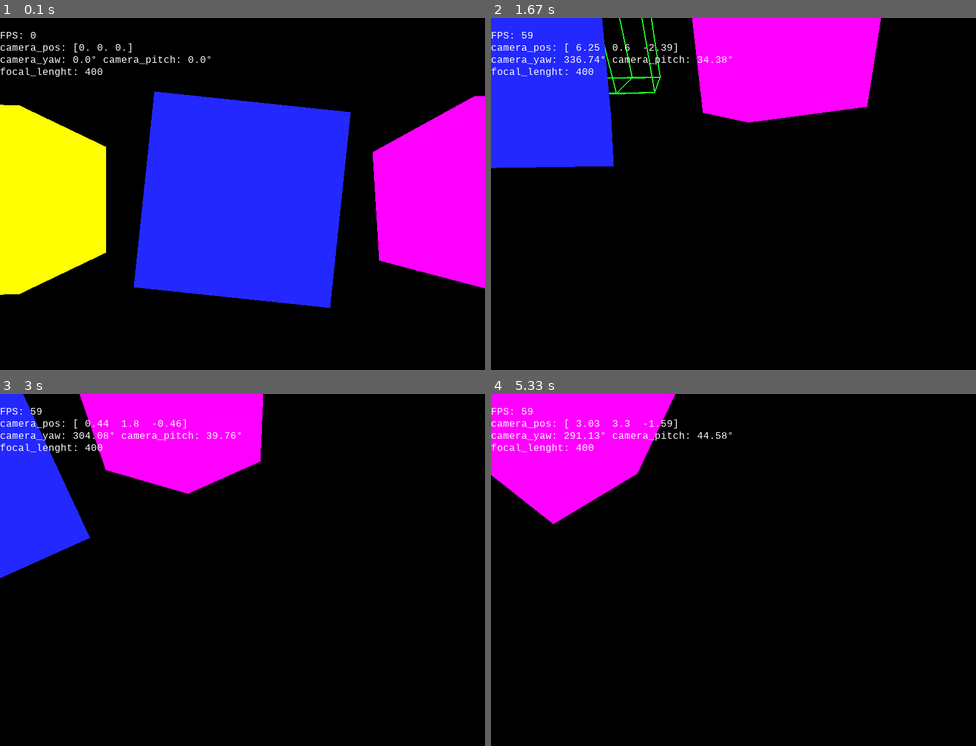
Above: before the commit, frames 1-4 (two rows, left to right).
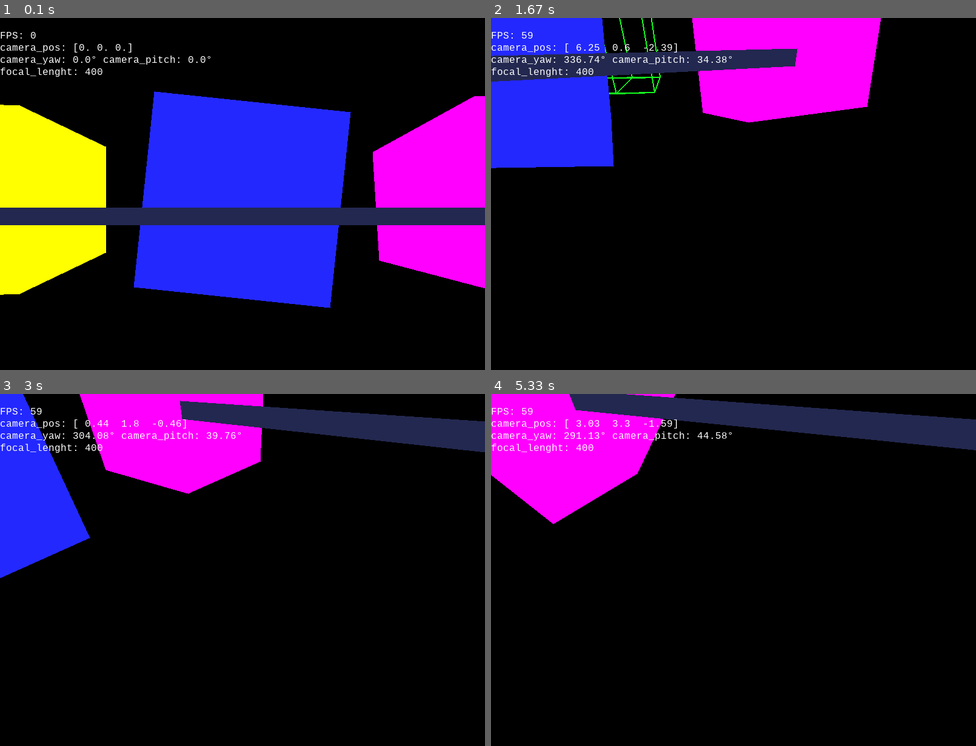
Above: after the commit, the same moments.

Repository: DoubleCitizen/pygame_3d_engine
Game: pygame game, started from main.py
The game is run twice, just before and just after one commit, with the same random seed, the same clock (stepped at 60 frames per second) and the same inputs.
Inputs (mouse positions are in pixels of both pictures, inside the frame that each line leads up to):
- Up to frame 1 (0.1 s): no input
- Up to frame 2 (1.67 s): hold D 0.33-0.8 s; move the mouse to (714, 215) at 0.37 s; hold W 0.83-1.13 s; move the mouse to (888, 190) at 0.87 s; tap Space at 0.9, 1.23, 1.53 s; tap Shift at 0.98 s; hold D 1.17-1.63 s; move the mouse to (617, 201) at 1.2 s
- Up to frame 3 (3 s): hold A 1.67-2.2 s; move the mouse to (92, 520) at 1.7 s; tap Space at 1.73, 2.03, 2.3, 2.63, 2.93 s; hold S 2.23-2.53 s; move the mouse to (315, 450) at 2.27 s; tap Shift at 2.38 s; hold A 2.57-2.97 s; move the mouse to (300, 608) at 2.6 s
- Up to frame 4 (5.33 s): hold W 3-3.37 s; move the mouse to (743, 453) at 3.03 s; tap Space at 3.07, 3.47, 3.77, 4.13, 4.53, 4.83, 5.03 s; hold D 3.4-4.03 s; move the mouse to (558, 566) at 3.43 s; tap Shift at 3.55, 5.12 s; hold S 4.07-4.43 s; move the mouse to (738, 612) at 4.1 s; hold A 4.47-4.93 s; move the mouse to (718, 513) at 4.5 s; hold D from 4.97 s (still down); move the mouse to (859, 633) at 5 s

The runs differ from the first frame. In frame 1, 5.0% of the frame differs, in the area x 0-100%, y 53-59%; in frame 2, 3.7%; in frame 3, 4.4%; in frame 4, 5.9%, in the area x 16-100%, y 0-17%.

Commit message:
Refactor object coordinate handling in 3D engine; unify coordinate storage in BaseObjects3D, update Cube and Tesseract classes, and add Surface class with rendering capabilities.

Diff:
--- a/main.py
+++ b/main.py
@@ -4,6 +4,7 @@
 import my_math
 from objects.cube import Cube
 from objects.camera import Camera
+from objects.surface import Surface
 from objects.tesseract import Tesseract
 from pygame_ext.renderer_3d import Renderer3D
 
@@ -44,6 +45,7 @@
 cube1 = Cube(np.array([255, 255, 0]), np.array([-20, 0, 20], dtype=float), 10)
 cube2 = Cube(np.array([255, 0, 255]), np.array([20, 0, 20], dtype=float), 10)
 cube3 = Cube(np.array([35, 40, 255]), np.array([0, 0, 20], dtype=float), 10)
+surface = Surface(np.array([35, 40, 80]), np.array([0, -1, 0], dtype=float), 50, 2)
 tesseract = Tesseract(np.array([20, 255, 30]), np.array([0, 0, 120, 0], dtype=float), 5)
 
 renderer_3d = Renderer3D(SCREEN_WIDTH, SCREEN_HEIGHT)
@@ -101,6 +103,7 @@
     cube3.rotate_in(0, 0, my_math.grad2rad(1))
     renderer_3d.add_queue_render_task(tesseract, screen, FOCAL, camera.pos, camera.yaw, camera.pitch)
     tesseract.rotate_in(hyper_yaw=0.01, hyper_roll=0.005)
+    renderer_3d.add_queue_render_task(surface, screen, FOCAL, camera.pos, camera.yaw, camera.pitch)
 
     renderer_3d.draw_objects()
 
--- a/objects/base_objects.py
+++ b/objects/base_objects.py
@@ -5,16 +5,14 @@
     def __init__(self, color: np.ndarray):
         self._is_created = False
         self._color = color
-        self._coords3d: list[np.ndarray] = []
-        self._coords3d_local: list[np.ndarray] = []
-        self._coords4d: list[np.ndarray] = []
-        self._coords4d_local: list[np.ndarray] = []
+        self._coords: list[np.ndarray] = []
+        self._coords_local: list[np.ndarray] = []
         self._edges: tuple[tuple] = ()
         self._faces: tuple[tuple] = ()
         self._yaw: float = 0
         self._pitch: float = 0
         self._roll: float = 0
-        self._center: np.ndarray = 0
+        self._pos: np.ndarray = np.array([0, 0, 0], dtype=float)
 
     def get_edges(self) -> tuple[tuple]:
         return self._edges
@@ -28,36 +26,30 @@
     def get_facets_normals(self) -> list[np.ndarray]:
         normals: list = []
         for face in self._faces:
-            # ИСПРАВЛЕНО: Берем три разные последовательные вершины грани
-            AB = self.get_pos3d()[face[1]] - self.get_pos3d()[face[0]]
-            BC = self.get_pos3d()[face[2]] - self.get_pos3d()[face[1]]
+            AB = self.get_vertices()[face[1]] - self.get_vertices()[face[0]]
+            BC = self.get_vertices()[face[2]] - self.get_vertices()[face[1]]
             N = np.cross(AB, BC)
             normals.append(N)
         return normals
 
-    def get_center(self) -> np.ndarray:
-        return self._center
+    def get_pos(self) -> np.ndarray:
+        return self._pos
 
-    def get_pos3d(self) -> list[np.ndarray]:
+    def get_vertices(self) -> list[np.ndarray]:
         if not self._is_created:
             self._create()
-            if not self._coords3d_local:
-                if len(self._coords3d) > 0:
-                    self._coords3d_local = copy.deepcopy(self._coords3d) - self._center
+            if not self._coords_local:
+                if len(self._coords) > 0:
+                    self._coords_local = copy.deepcopy(self._coords) - self._pos
             self._is_created = True
-        return self._coords3d
-
-    def get_pos4d(self) -> list[np.ndarray]:
-        if not self._is_created:
-            self._create()
-        return self._coords4d
+        return self._coords
 
     def set_rotate(self, yaw, pitch, roll):
         self._yaw = yaw
         self._pitch = pitch
         self._roll = roll
-        for i in range(len(self._coords3d_local)):
-            X, Y, Z = self._coords3d_local[i]
+        for i in range(len(self._coords_local)):
+            X, Y, Z = self._coords_local[i]
 
             X_new = X * np.cos(yaw) - Z * np.sin(yaw)
             Z_new = X * np.sin(yaw) + Z * np.cos(yaw)
@@ -71,8 +63,8 @@
             X_new = Y * np.sin(roll) + X * np.cos(roll)
             Y, X = Y_new, X_new
 
-            Pworld_new = np.array([X, Y, Z], dtype=float) + self._center
-            self._coords3d[i] = Pworld_new
+            Pworld_new = np.array([X, Y, Z], dtype=float) + self._pos
+            self._coords[i] = Pworld_new
 
     def rotate_in(self, yaw: float = 0, pitch: float = 0, roll: float = 0):
         self._yaw += yaw
--- a/objects/cube.py
+++ b/objects/cube.py
@@ -5,7 +5,7 @@
     def __init__(self, color: np.ndarray, center: np.ndarray, radius: float):
         super().__init__(color)
 
-        self._center: np.ndarray = center
+        self._pos: np.ndarray = center
         self._radius: float = radius
 
     def _create(self):
@@ -13,14 +13,14 @@
 
             x0 = self._radius / np.sqrt(3)
 
-            self._coords3d.append(np.array([-x0, -x0, -x0], dtype=float) + self._center)
-            self._coords3d.append(np.array([+x0, -x0, -x0], dtype=float) + self._center)
-            self._coords3d.append(np.array([-x0, +x0, -x0], dtype=float) + self._center)
-            self._coords3d.append(np.array([+x0, +x0, -x0], dtype=float) + self._center)
-            self._coords3d.append(np.array([-x0, -x0, +x0], dtype=float) + self._center)
-            self._coords3d.append(np.array([+x0, -x0, +x0], dtype=float) + self._center)
-            self._coords3d.append(np.array([-x0, +x0, +x0], dtype=float) + self._center)
-            self._coords3d.append(np.array([+x0, +x0, +x0], dtype=float) + self._center)
+            self._coords.append(np.array([-x0, -x0, -x0], dtype=float) + self._pos)
+            self._coords.append(np.array([+x0, -x0, -x0], dtype=float) + self._pos)
+            self._coords.append(np.array([-x0, +x0, -x0], dtype=float) + self._pos)
+            self._coords.append(np.array([+x0, +x0, -x0], dtype=float) + self._pos)
+            self._coords.append(np.array([-x0, -x0, +x0], dtype=float) + self._pos)
+            self._coords.append(np.array([+x0, -x0, +x0], dtype=float) + self._pos)
+            self._coords.append(np.array([-x0, +x0, +x0], dtype=float) + self._pos)
+            self._coords.append(np.array([+x0, +x0, +x0], dtype=float) + self._pos)
 
             self._edges = ((0, 1), (1, 3), (3, 2), (0, 2), (4, 5), (5, 7), (7, 6), (4, 6), (0, 4), (1, 5), (2, 6), (3, 7))
             self._faces = (
--- a/objects/surface.py
+++ b/objects/surface.py
@@ -1,5 +1,40 @@
 import numpy as np
+from objects.base_objects import BaseObjects3D
 
-class Surface:
-    def __init__(self, pos: np.ndarray):
+class Surface(BaseObjects3D):
+    def __init__(self, color: np.ndarray, pos: np.ndarray, radius: float, thickness: float):
+        super().__init__(color)
         self._pos = pos
+        self._thickness = thickness
+        self._radius = radius
+
+    def _create(self):
+        if not self._is_created:
+
+            x0 = self._radius / np.sqrt(3)
+
+            self._coords.append(np.array([-x0, 0, -x0], dtype=float) + self._pos)
+            self._coords.append(np.array([+x0, 0, -x0], dtype=float) + self._pos)
+            self._coords.append(np.array([-x0, 0, +x0], dtype=float) + self._pos)
+            self._coords.append(np.array([+x0, 0, +x0], dtype=float) + self._pos)
+
+
+            self._coords.append(np.array([-x0, -self._thickness, -x0], dtype=float) + self._pos)
+            self._coords.append(np.array([+x0, -self._thickness, -x0], dtype=float) + self._pos)
+            self._coords.append(np.array([-x0, -self._thickness, +x0], dtype=float) + self._pos)
+            self._coords.append(np.array([+x0, -self._thickness, +x0], dtype=float) + self._pos)
+
+            # Структура ребер (скелет)
+            self._edges = ((0, 1), (1, 3), (3, 2), (0, 2), (4, 5), (5, 7), (7, 6), (4, 6), (0, 4), (1, 5), (2, 6), (3, 7))
+
+            # Твои новые грани с идеальным обходом по часовой стрелке снаружи:
+            self._faces = (
+                (0, 2, 3, 1), # Передняя (Z-)
+                (4, 5, 7, 6), # Задняя (Z+)
+                (0, 4, 6, 2), # Левая (X-)
+                (1, 3, 7, 5), # Правая (X+)
+                (0, 1, 5, 4), # Нижняя (Y-)
+                (2, 6, 7, 3)  # Верхняя (Y+) — сам твой пол, по которому ходят
+            )
+
+            self._is_created = True
--- a/objects/tesseract.py
+++ b/objects/tesseract.py
@@ -5,10 +5,12 @@
 class Tesseract(BaseObjects3D):
     def __init__(self, color: np.ndarray, center4d: np.ndarray, radius: float):
         super().__init__(color)
-        self._center4d: np.ndarray = center4d
+        self._pos4d: np.ndarray = center4d
         self._radius: float = radius
-        # Заглушка для базового класса, чтобы не падал при проверках центра
-        self._center = center4d[:3]
+        self._pos = center4d[:3]
+
+        self._coords4d: list[np.ndarray] = []
+        self._coords4d_local: list[np.ndarray] = []
 
         self._hyper_yaw: float = 0
         self._hyper_pitch: float = 0
@@ -37,9 +39,7 @@
             self._coords4d_local.append(np.array([-x0, +x0, +x0, +x0], dtype=float))
             self._coords4d_local.append(np.array([+x0, +x0, +x0, +x0], dtype=float))
 
-            # Инициализируем списки мировых координат нужной длины
-
-            self._coords3d = [np.zeros(3) for _ in range(16)]
+            self._coords = [np.zeros(3) for _ in range(16)]
             self._coords4d = [np.zeros(4) for _ in range(16)]
 
             # Твои идеальные ребра и грани
@@ -58,11 +58,10 @@
             # )
             self._is_created = True
 
-    def get_pos3d(self) -> list[np.ndarray]:
+    def get_vertices(self) -> list[np.ndarray]:
         if not self._is_created:
             self._create()
-        # Возвращаем актуальные спроецированные 3D точки, которые посчитал метод set_rotate
-        return self._coords3d
+        return self._coords
 
     def set_rotate(self, yaw, pitch, roll, hyper_yaw=0, hyper_pitch=0, hyper_roll=0):
         self._yaw = yaw
@@ -105,7 +104,7 @@
             W, X = W_new, X_new
 
             # Перенос 4D точки в мировые координаты
-            self._coords4d[i] = np.array([X, Y, Z, W], dtype=float) + self._center4d
+            self._coords4d[i] = np.array([X, Y, Z, W], dtype=float) + self._pos4d
 
             # --- ПЕРСПЕКТИВНАЯ ПРОЕКЦИЯ (4D -> 3D) ---
             # Сжимаем четвертое измерение W в привычное трехмерное пространство Z
@@ -113,8 +112,7 @@
             Y_3d = (Y * focal_4d) / (W + D)
             Z_3d = (Z * focal_4d) / (W + D)
 
-            # Сохраняем результат + 3D центр объекта в мире
-            self._coords3d[i] = np.array([X_3d, Y_3d, Z_3d], dtype=float) + self._center4d[:3]
+            self._coords[i] = np.array([X_3d, Y_3d, Z_3d], dtype=float) + self._pos4d[:3]
 
     def rotate_in(self, yaw: float = 0, pitch: float = 0, roll: float = 0, hyper_yaw: float = 0, hyper_pitch: float = 0, hyper_roll: float = 0):
         self._yaw += yaw
--- a/pygame_ext/renderer_3d.py
+++ b/pygame_ext/renderer_3d.py
@@ -16,7 +16,7 @@
         distances_and_id: list[list] = []
         for i, render_task in enumerate(self._queue_render_task):
             obj, screen, focal_lenght, camera_pos, angle_yaw, angle_pitch = render_task
-            distance = my_math.get_distance(obj.get_center(), camera_pos)
+            distance = my_math.get_distance(obj.get_pos(), camera_pos)
             distances_and_id.append((i, distance))
 
         distances_and_id.sort(key=lambda x: x[1], reverse=True)
@@ -28,7 +28,7 @@
             obj, screen, focal_lenght, camera_pos, angle_yaw, angle_pitch = self._queue_render_task[index]
 
             points2d_coords = []
-            point3d_coords = obj.get_pos3d()  # Тессеракт отдаст уже готовые 3D проекции!
+            point3d_coords = obj.get_vertices()
 
             # Проецируем 3D точки на 2D экран камеры
             for point3d_coord in point3d_coords:
@@ -41,36 +41,14 @@
 
             # Отрисовка полигонов (если они есть)
             for face, edge, normal in zip(faces, edges, normals):
-                p0 = points2d_coords[face[0]]
-                p1 = points2d_coords[face[1]]
-                p2 = points2d_coords[face[2]]
-
-                # Проверяем, что все точки грани видны на экране
-                if (p0 is not None and points2d_coords[face[1]] is not None and
-                    points2d_coords[face[2]] is not None and points2d_coords[face[3]] is not None):
-
-                    # Считаем два 2D-вектора прямо на плоскости экрана
-                    # Вектор от первой точки ко второй
-                    dx1 = p1[0] - p0[0]
-                    dy1 = p1[1] - p0[1]
-                    # Вектор от второй точки к третьей
-                    dx2 = p2[0] - p1[1] # Опечатка у тебя в индексах face могла быть, берем p2 и p1
-                    dx2 = p2[0] - p1[0]
-                    dy2 = p2[1] - p1[1]
-
-                    # Косое (векторное) произведение в 2D пространстве экрана
-                    # Оно показывает направление закрутки вершин (Winding Order)
-                    cross_2d = dx1 * dy2 - dy1 * dx2
-
-                    # Если оно меньше нуля — грань повернута к нам лицевой стороной
-                    # (Если куб исчезнет, а изнанка останется — просто поменяй знак на > 0)
-                    if cross_2d < 0:
-                        pygame.draw.polygon(screen, obj.get_color(), [
-                            points2d_coords[face[0]],
-                            points2d_coords[face[1]],
-                            points2d_coords[face[2]],
-                            points2d_coords[face[3]]
-                        ])
+                if points2d_coords[face[0]] is not None and points2d_coords[face[1]] is not None and points2d_coords[face[2]] is not None and \
+                points2d_coords[face[3]] is not None:
+                    pygame.draw.polygon(screen, obj.get_color(), [
+                        points2d_coords[face[0]],
+                        points2d_coords[face[1]],
+                        points2d_coords[face[2]],
+                        points2d_coords[face[3]]
+                    ])
                 # Если у объекта нет граней (только каркас), рисуем линиями
             if not faces:
                 for edge in edges:
